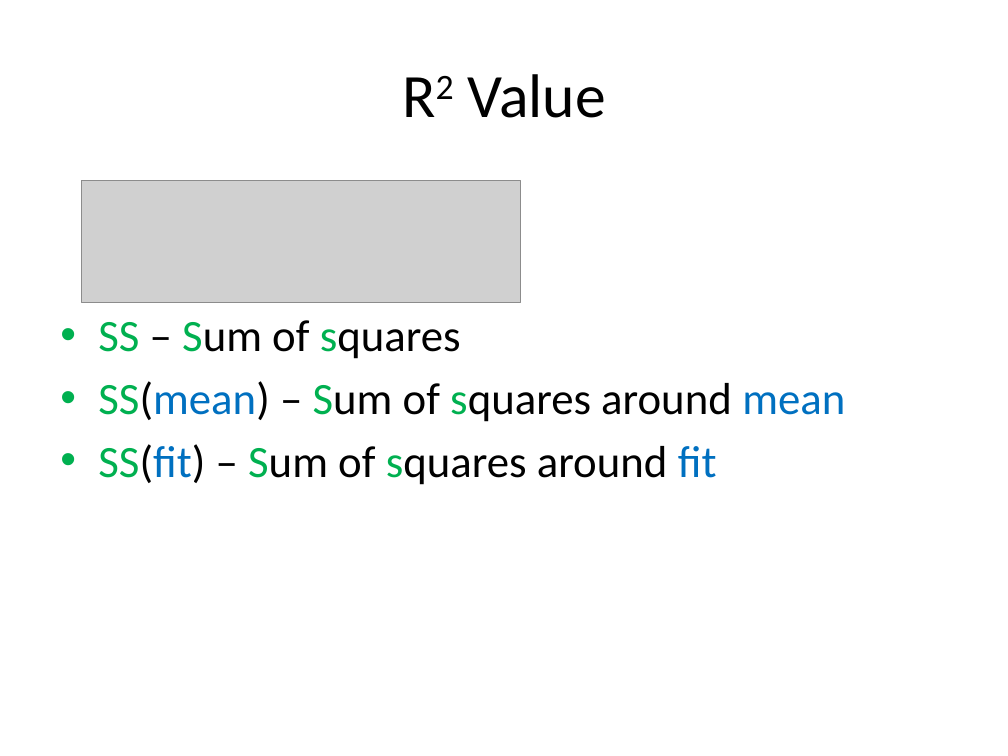
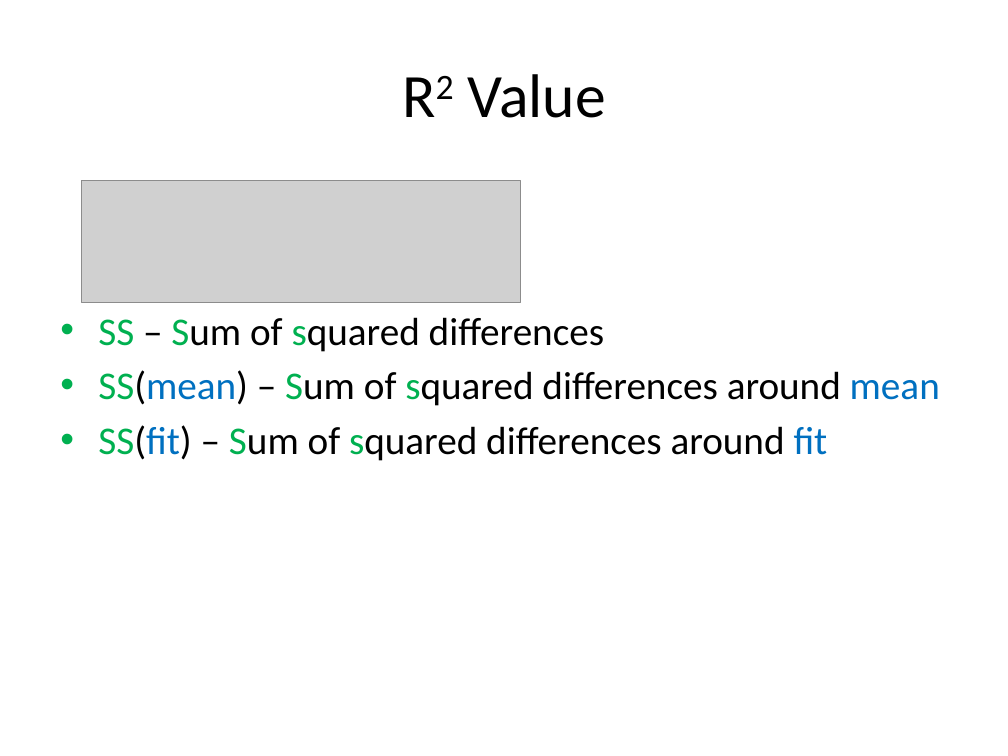
Before and after one commit to look4pritam/ArtificialIntelligence, a slide deck: slide 15 of MachineLearning/LinearRegression/LinearRegression.pptx. Drawn at 1008x756 pixels with LibreOffice and Linux fonts; fonts in the diff are those of the drawing; grey boxes stand for pictures. Boxes give left, top, right and bottom in pixels: in the first picture for what was removed or moved away, otherwise in the second. Text is boxed around its words. In the diff, an @@ line names an element or a change of style, - is before the commit and + after.

```diff
--- a/MachineLearning/LinearRegression/LinearRegression.pptx
+++ b/MachineLearning/LinearRegression/LinearRegression.pptx
@@ text at [98,317,940,461]: text changed; size 32 to 28 pt @@
-• SS – Sum of squares
-• SS(mean) – Sum of squares around mean
-• SS(fit) – Sum of squares around fit
+• SS – Sum of squared differences
+• SS(mean) – Sum of squared differences around mean
+• SS(fit) – Sum of squared differences around fit
```
Also in this commit, not shown: 1 other slide changed.
